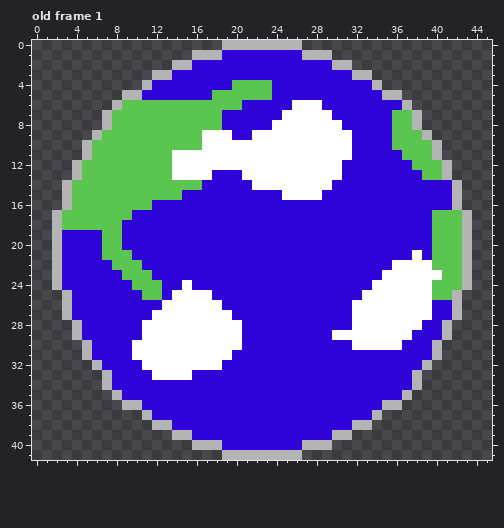
Two states of a pixel-art file, assets/earth.aseprite. Above, as it was before the edit.
46x42 pixels, 3 frames. Shown: old frame 1. The commit also changed other frames, which this record leaves out.
And afterwards:
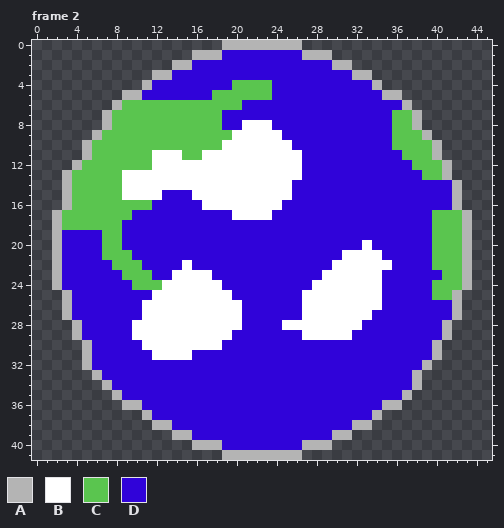
Palette (. is transparent): A #b4b4b4  B #ffffff  C #5ac54f  D #3003d9
A new or re-ordered frame is compared with the old frame closest to it.
What changed:
frames 3 -> 4
Frame 2 is new; against old frame 1:
There is now colour A in row 13 at x 3; in row 32 at x 5; in row 33 at x 6.
The edit turns colour C into colour B in rows 11 to 12 at x 12 to 13; in row 13 at x 9 to 13; in row 14 at x 9 to 16; in row 15 at x 9 to 12; in row 25 at x 12.
The edit turns colour D into colour B in row 8 at x 21 to 23; in row 9 at x 20 to 21; in row 13 at x 18 to 20; in row 14 at x 17 to 21; in row 15 at x 16 to 24; in row 16 at x 17 to 24.
The edit turns colour D into colour B in row 17 at x 20 to 23; in row 20 at x 33; in row 21 at x 31 to 34; in row 22 at x 15 and 30 to 35; in row 23 at x 14 to 17 and 29 to 34; in row 24 at x 13 to 14, 16 to 18 and 28 to 33.
The edit turns colour D into colour B in row 25 at x 13, 18 to 19 and 27 to 32; in row 26 at x 11 to 12, 19 to 20 and 27 to 31; in row 27 at x 11, 20 and 27 to 31; in row 28 at x 10 and 25 to 31; in row 29 at x 10 and 27 to 29.
The edit turns colour A into colour C in row 13 at x 4.
The edit turns colour B into colour C in row 9 at x 17 to 19; in row 10 at x 17 to 18; in row 11 at x 15 to 16.
The edit turns colour A into colour D in row 32 at x 6; in row 33 at x 7.
The edit turns colour B into colour D in row 6 at x 26 to 28; in row 7 at x 25 to 29; in row 8 at x 24 to 30; in row 9 at x 25 to 31; in row 10 at x 26 to 31; in row 11 at x 27 to 31.
The edit turns colour B into colour D in rows 12 to 13 at x 27 to 30; in row 14 at x 26 to 29; in row 15 at x 26 to 28; in row 21 at x 38; in row 22 at x 36 to 39; in row 23 at x 35 to 40.
The edit turns colour B into colour D in rows 24 to 26 at x 35 to 39; in row 27 at x 34 to 39; in row 28 at x 33 to 38; in row 29 at x 20 and 32 to 37; in row 30 at x 10, 19 to 20 and 32 to 36; in row 31 at x 10 to 11 and 16 to 19.
The edit turns colour B into colour D in row 32 at x 11 to 18; in row 33 at x 12 to 15.
The edit turns colour C into colour D in row 15 at x 13 to 14; in row 25 at x 11.
Changed places in both pictures, as pixel boxes (x1, y1, x2, y2):
changed: (122, 100, 352, 220)
changed: (62, 170, 82, 180)
changed: (282, 240, 442, 350)
changed: (82, 260, 242, 380)
